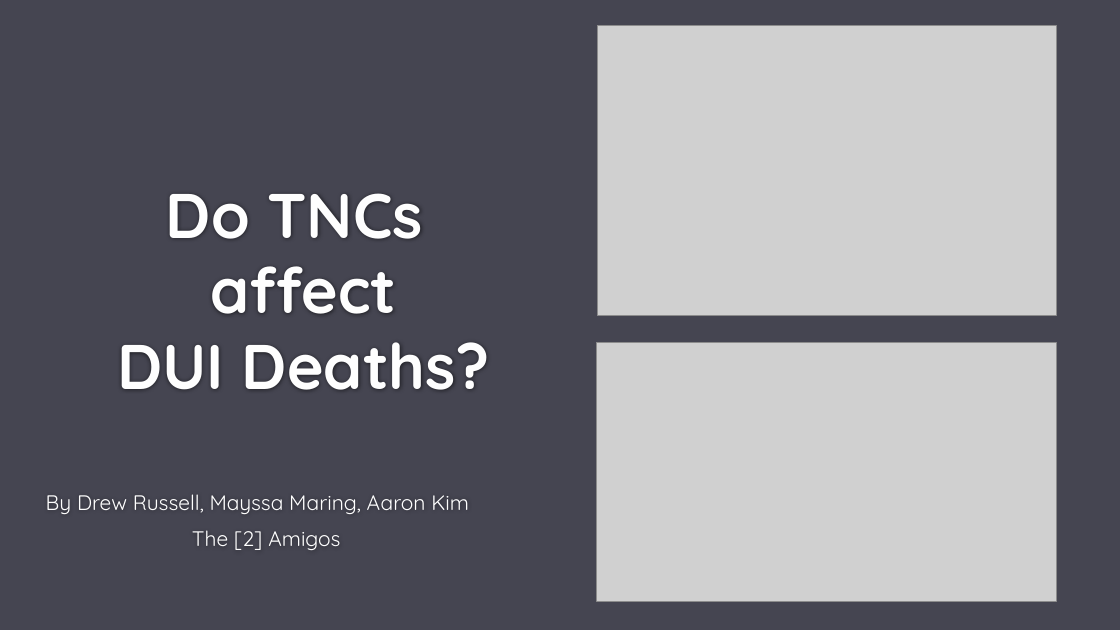
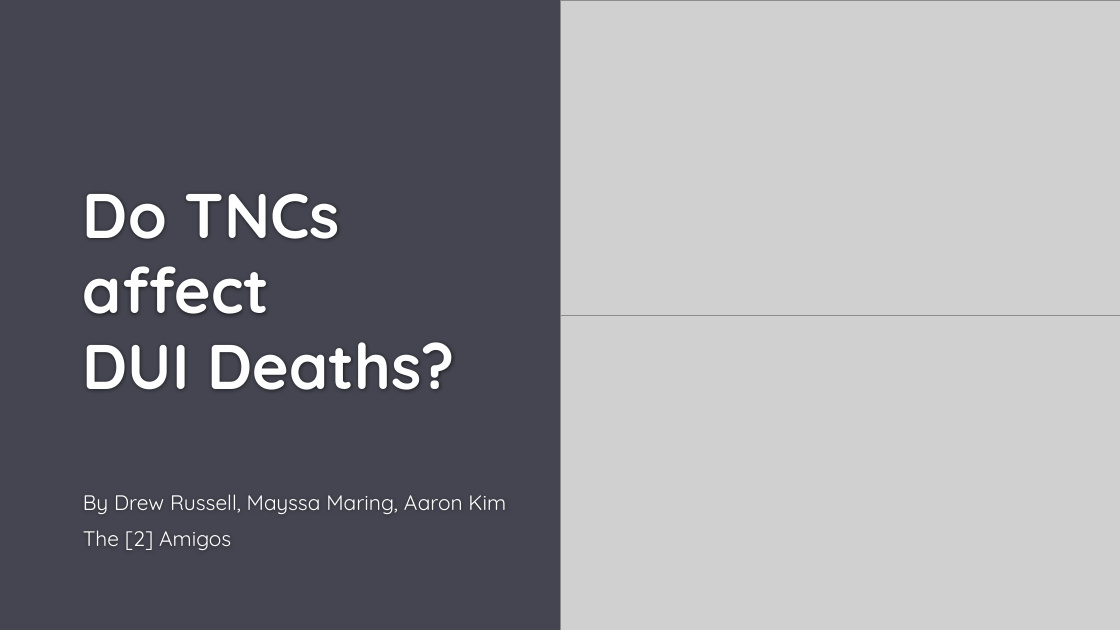
Before and after one commit to ajkim19/TNCs_and_DUI_Deaths, a slide deck: slide 1 of Project 1/Project-1.pptx. Drawn at 1120x630 pixels with LibreOffice and Linux fonts; fonts in the diff are those of the drawing; grey boxes stand for pictures; background and template pictures are left out. Boxes give left, top, right and bottom in pixels: in the first picture for what was removed or moved away, otherwise in the second. Text is boxed around its words. In the diff, an @@ line names an element or a change of style, - is before the commit and + after.

```diff
--- a/Project 1/Project-1.pptx
+++ b/Project 1/Project-1.pptx
@@ picture resized from (x1=597, y1=342, x2=1057, y2=601) to (x1=560, y1=0, x2=1120, y2=315) @@
@@ title "Do TNCs affect DUI Deaths?" moved from (x1=117, y1=193, x2=490, y2=390) to (x1=83, y1=193, x2=455, y2=390) @@
@@ title "Do TNCs affect DUI Deaths?" at (x1=83, y1=193, x2=455, y2=390): alignment centre to left @@
@@ picture resized from (x1=597, y1=25, x2=1056, y2=315) to (x1=560, y1=315, x2=1120, y2=630) @@
@@ subtitle "By Drew Russell, Mayssa Maring, ..." moved from (x1=46, y1=494, x2=469, y2=550) to (x1=83, y1=494, x2=506, y2=550) @@
@@ subtitle at (x1=83, y1=530, x2=231, y2=550): alignment centre to left @@
```
Also in this commit, not shown: 9 other slides changed, 1 other file.
